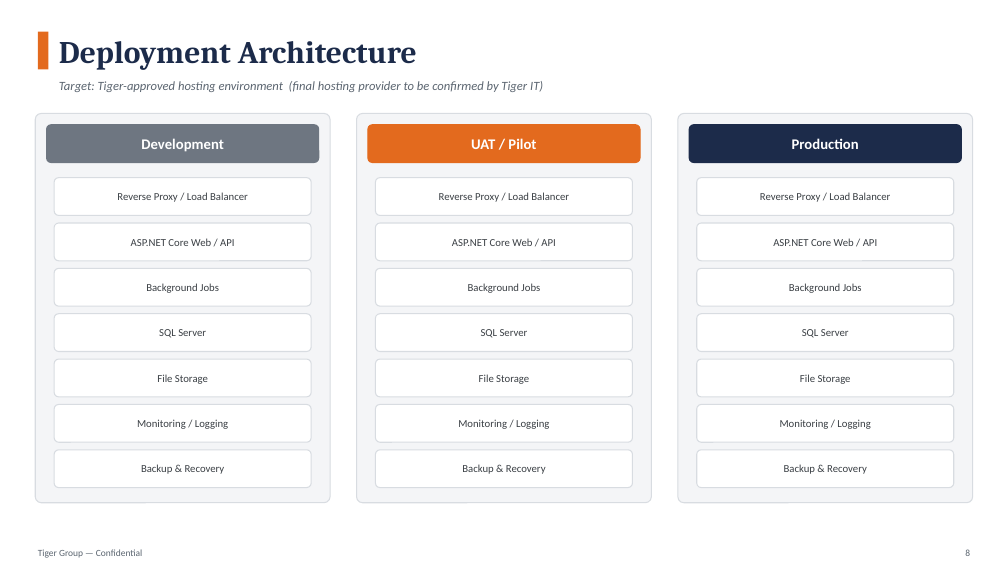
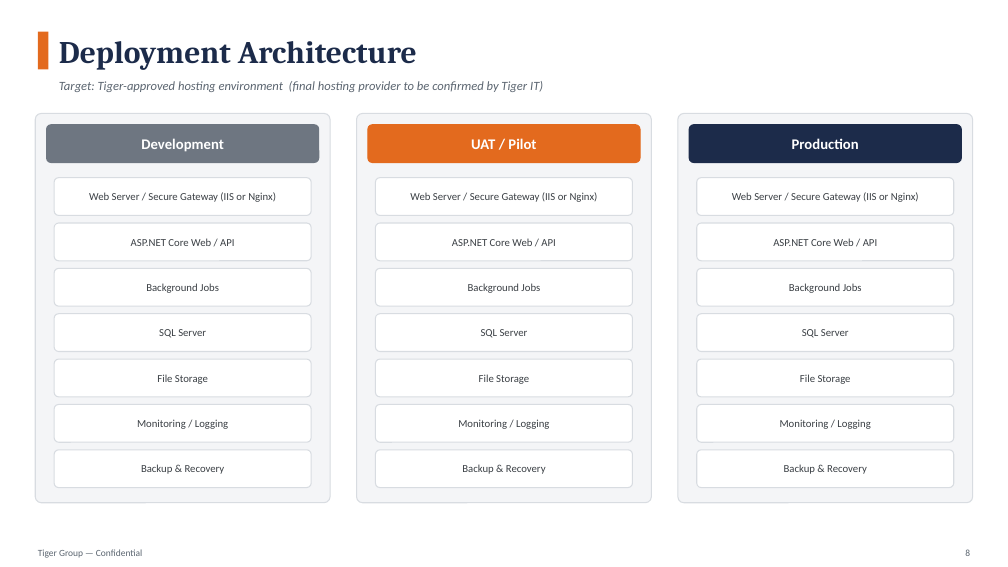
Before and after one commit to nidaabasem/Tiger-CS-Ticketing, a slide deck: slide 8 of docs/presentation/Tiger-CS-Application-Architecture.pptx. Drawn at 1008x567 pixels with LibreOffice and Linux fonts; fonts in the diff are those of the drawing. Boxes give left, top, right and bottom in pixels: in the first picture for what was removed or moved away, otherwise in the second. Text is boxed around its words. In the diff, an @@ line names an element or a change of style, - is before the commit and + after.

```diff
--- a/docs/presentation/Tiger-CS-Application-Architecture.pptx
+++ b/docs/presentation/Tiger-CS-Application-Architecture.pptx
@@ text at (89, 192, 276, 202): text changed @@
-Reverse Proxy / Load Balancer
+Web Server / Secure Gateway (IIS or Nginx)
@@ text at (410, 192, 598, 202): text changed @@
-Reverse Proxy / Load Balancer
+Web Server / Secure Gateway (IIS or Nginx)
@@ text at (732, 192, 919, 202): text changed @@
-Reverse Proxy / Load Balancer
+Web Server / Secure Gateway (IIS or Nginx)
```
Also in this commit, not shown: 2 other files.
